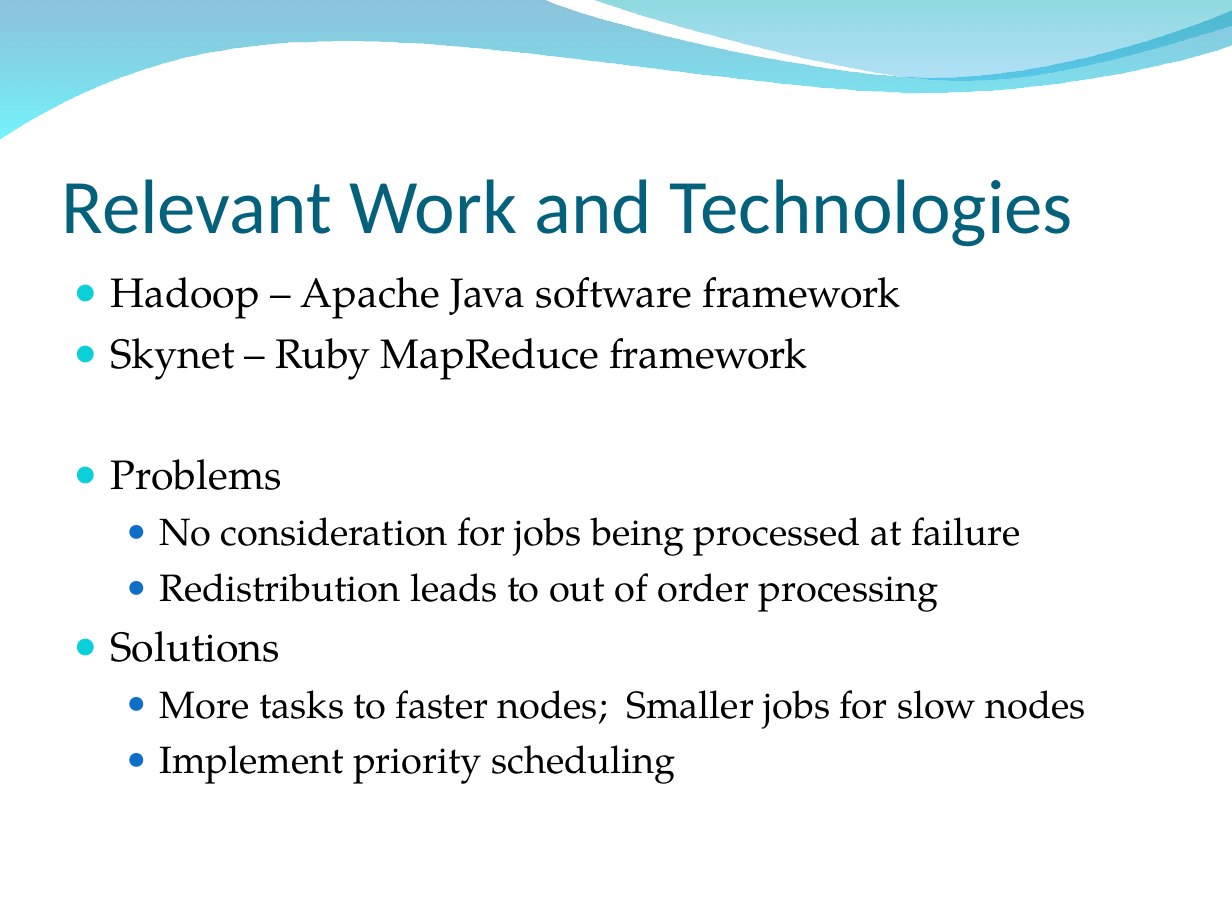
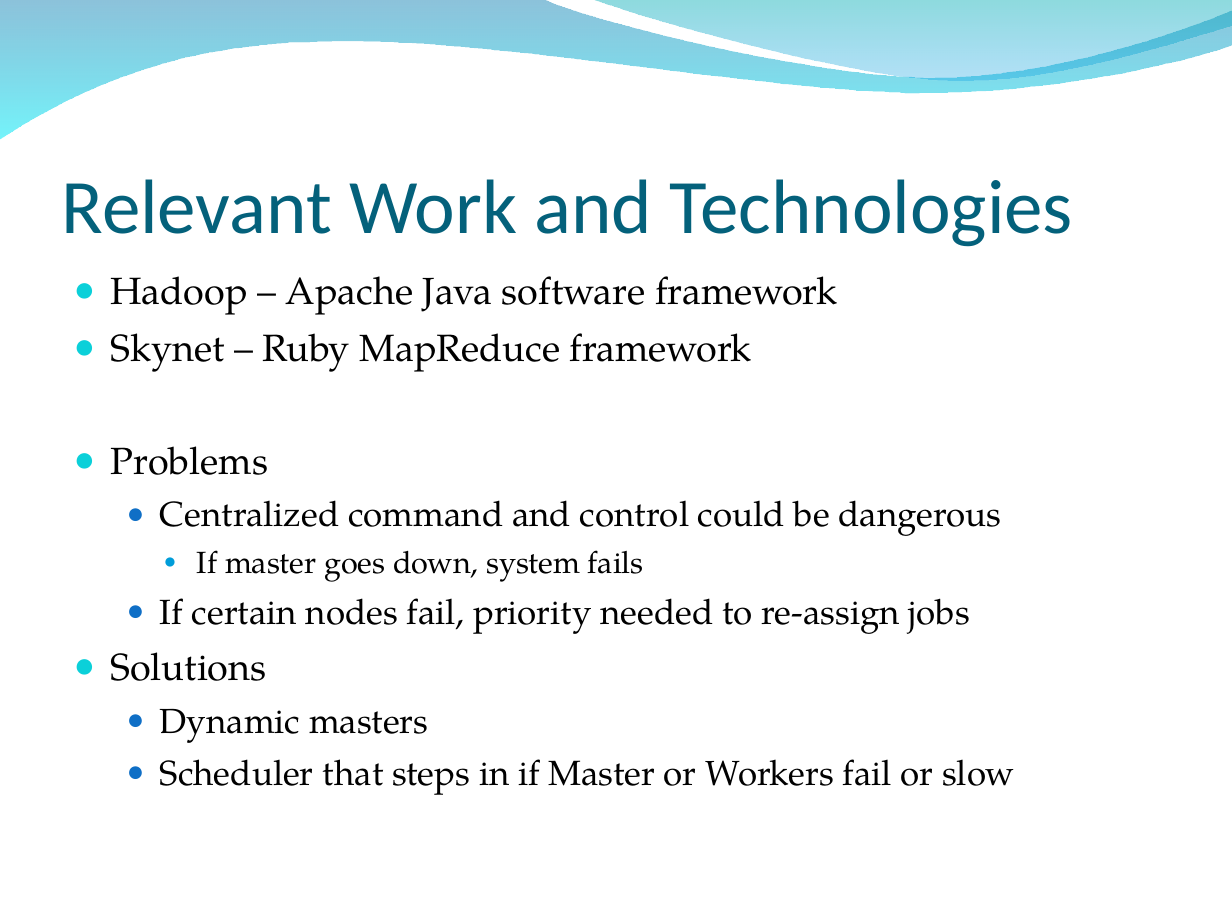
Before and after one commit to osecki/cs647, a slide deck: slide 4 of Documentation/Presentation.ppt. Drawn at 1232x924 pixels with LibreOffice and Linux fonts; fonts in the diff are those of the drawing; background and template pictures are left out. Boxes give left, top, right and bottom in pixels: in the first picture for what was removed or moved away, otherwise in the second. Text is boxed around its words. In the diff, an @@ line names an element or a change of style, - is before the commit and + after.

```diff
--- a/Documentation/Presentation.ppt
+++ b/Documentation/Presentation.ppt
@@ text at <box>110,276,837,681</box>: size 24.1 to 22.1 pt in "Hadoop – Apache Java software framework", "Skynet – Ruby MapReduce framework", "Problems", "Solutions" @@
@@ text at <box>160,500,1001,634</box>: text changed; size 22.2 to 20.4 pt @@
-  ● No consideration for jobs being processed at failure
-  ● Redistribution leads to out of order processing
+  ● Centralized command and control could be dangerous
+    ● If master goes down, system fails
+  ● If certain nodes fail, priority needed to re-assign jobs
@@ text at <box>160,709,1014,795</box>: text changed; size 22.2 to 20.4 pt @@
-  ● More tasks to faster nodes; Smaller jobs for slow nodes
-  ● Implement priority scheduling
+  ● Dynamic masters
+  ● Scheduler that steps in if Master or Workers fail or slow
```
Also in this commit, not shown: 5 other slides changed, 2 other files.
